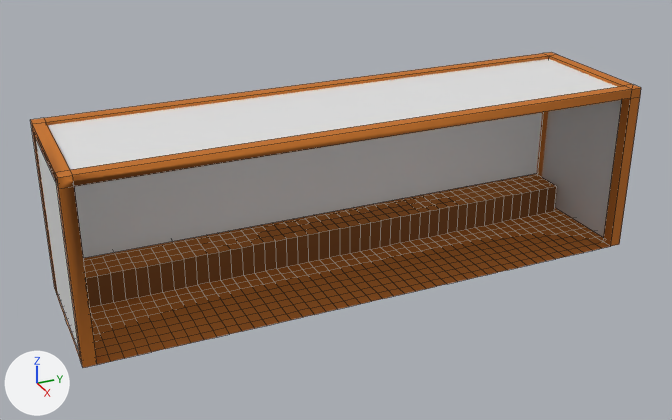
Two versions of the FBX model bitki/Assets/greenhouse.fbx, one commit apart.
Camera for both pictures: a 50 mm lens placed at (23.84, -11.22, 13.96), pointed at (0.08, -0.53, 2.08). The axes (+X, +Y, +Z) are drawn at lower left. The lights are the same throughout. Mesh edges are drawn as thin lines. Where no turn or scale is listed for an object, it has been applied to the vertices.

Names of what the first picture shows: 'Plane', 'cam'.
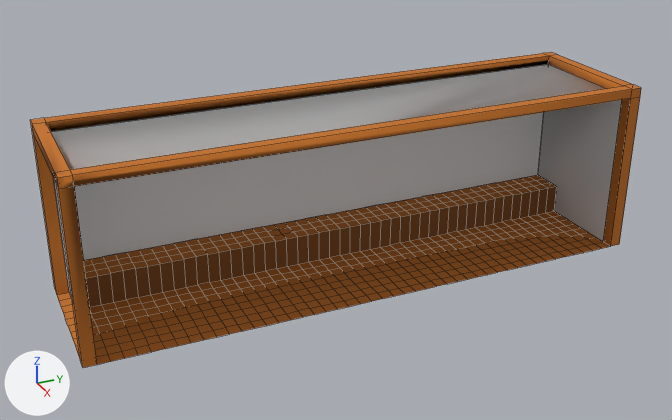
Commit message: asset fix greenhouse

Edits to the bpy script that builds the scene:
```text
Change me_plane_001:
    used by ob_plane; location = (0.0, 0.0, 0.0)
    verts and faces of me_plane_001; kept vertices keep their numbers, new ones are numbered from 769
    before: 271 (1.9, -8.5, 0.0), 276 (-1.9, -8.5, 0.0), 464 (-1.9, 8.5, 0.0), 501 (1.9, 8.5, 0.0) at pixel (603, 241), 514 (1.9, -8.5, 5.1)
    before: 515 (-1.9, -8.5, 5.1), 516 (-1.9, 8.5, 5.1), 517 (1.9, 8.5, 5.1), 630 (-1.9, -8.5, 1.0), 753 (-1.9, 8.5, 1.0) at pixel (537, 174)
    remove me_plane_001.from_pydata(...)  # 769 vertices, 720 faces; spans x -2.3..2.3, y -8.8..8.8, z 0.0..5.4
    add me_plane_001.from_pydata(...)  # 769 vertices, 724 faces; spans x -2.3..2.3, y -8.8..8.8, z 0.0..5.4
    me_plane_001 part 1
    add faces += [(514, 515, 516, 517), (271, 276, 515, 514), (464, 501, 517, 516), (515, 516, 753, 630)]  # mat_material_002 (white #e7e7e7)
    add me_plane_001.materials.append(mat_material_002)  # white #e7e7e7
Remove ob_cam:
    ob_cam = bpy.data.objects.new('cam', me_cube_001)
    ob_cam.location = (0.0, 0.0, 0.0)
```

Boxes (x1, y1, x2, y2) around the edits, measured in the pictures (672 x 420 px):
'cam', deleted
    before: (35, 59, 622, 352)
part 1 of me_plane_001, added
    after: (51, 64, 622, 298)
